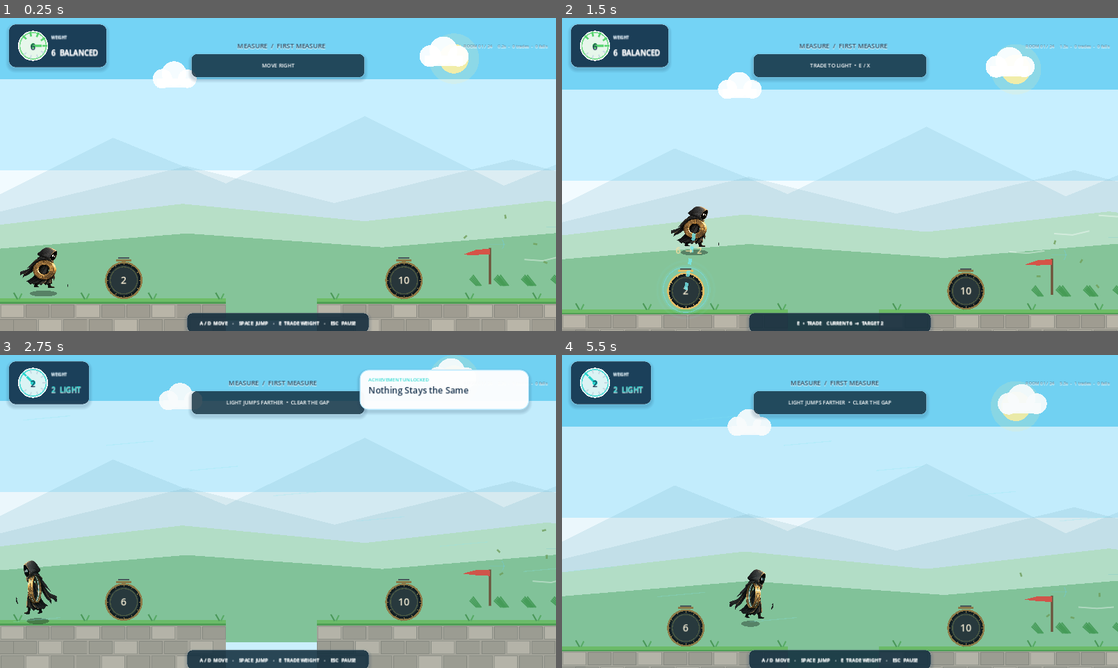
Above: before the commit, frames 1-4 (two rows, left to right).
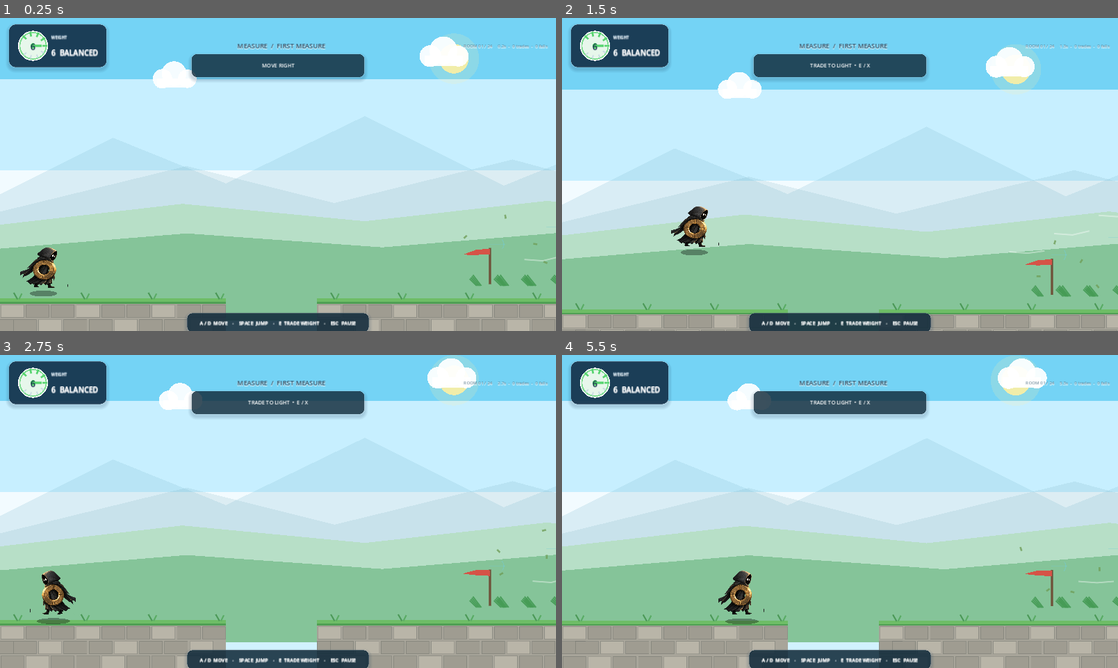
Above: after the commit, the same moments.

Repository: lienowen/how-heavy
Game: Godot game, scene res://scenes/main.tscn
Two runs of this game, one before a commit and one after it. Both use one fixed random seed, a clock stepped at 60 frames per second and the inputs below.
Inputs (mouse positions are in pixels of both pictures, inside the frame that each line leads up to):
- Up to frame 1 (0.25 s): no input
- Up to frame 2 (1.5 s): tap Enter (ui_accept) at 0.5 s; move the mouse to (962, 158) at 0.52 s; hold D (move_right) 0.53-1.25 s; tap E (exchange) at 0.6 s; click (962, 158) at 0.67 s; tap Space (jump) at 0.77 s; drag from (728, 190) to (684, 277) at 1.27 s
- Up to frame 3 (2.75 s): move the mouse to (333, 442) at 2.02 s; hold A (move_left) from 2.03 s (still down); tap E (exchange) at 2.1 s
- Up to frame 4 (5.5 s): release A (move_left) at 2.75 s; drag from (812, 574) to (967, 589) at 2.77 s; move the mouse to (1006, 558) at 3.52 s; hold D (move_right) 3.53-4.25 s; tap E (exchange) at 3.6, 5.1 s; tap Space (jump) at 3.77 s; drag from (673, 464) to (756, 433) at 4.27 s; move the mouse to (867, 511) at 5.02 s; hold D (move_right) from 5.03 s (still down); click (867, 511) at 5.17 s

The runs differ from the first frame. In frame 1, 1.3% of the frame differs, in the area x 18-76%, y 76-90%; in frame 2, 1.7%; in frame 3, 7.1%; in frame 4, 40%, in the area x 0-100%, y 0-100%.
Error after the commit: Parse Error: The function signature doesn't match the parent. Parent signature is "draw_light_crate(Color) -> void". (res://mechanics/production_weight_vessel.…

Commit message:
Replace weight discs with world objects

Diff:
--- a/mechanics/production_weight_vessel.gd
+++ b/mechanics/production_weight_vessel.gd
@@ -8,23 +8,66 @@
 	if active: queue_redraw()
 
 func _draw() -> void:
-	var brass := Color("e0bd68") if active else Color("8e7845")
-	var glow := 0.16 + sin(pulse) * 0.035 if active else 0.0
 	if active:
-		draw_circle(Vector2.ZERO, 57, Color(0.45, 0.9, 0.9, glow))
-		draw_arc(Vector2.ZERO, 52, 0, TAU, 64, Color(0.48, 0.84, 0.84, 0.7), 2)
-	draw_circle(Vector2(0, 3), 41, Color("111a1e"))
-	draw_circle(Vector2(0, 3), 34, Color("28363a"))
-	draw_arc(Vector2(0, 3), 41, 0, TAU, 64, brass, 4)
-	draw_arc(Vector2(0, 3), 31, 0, TAU, 64, Color("4d583f"), 2)
-	for i in range(12):
-		var a := i * TAU / 12.0
-		var p1 := Vector2(cos(a), sin(a)) * 35 + Vector2(0, 3)
-		var p2 := Vector2(cos(a), sin(a)) * 41 + Vector2(0, 3)
-		draw_line(p1, p2, brass, 1.5)
-	draw_line(Vector2(-18, -43), Vector2(18, -43), brass, 4)
-	draw_line(Vector2(-13, -48), Vector2(13, -48), Color("48565a"), 3)
+		var glow := 0.12 + sin(pulse * 1.5) * 0.025
+		draw_circle(Vector2(0, -8), 54, Color(weight_color(), glow))
+		draw_arc(Vector2(0, -8), 49, 0, TAU, 48, Color(weight_color(), 0.55), 3)
+
+	if weight <= 3:
+		draw_light_crate()
+	elif weight >= 9:
+		draw_heavy_block()
+	else:
+		draw_balanced_pack()
+
+func draw_light_crate() -> void:
+	var box := Rect2(-37, -50, 74, 62)
+	draw_rect(box, Color("c98a4b"), true)
+	draw_rect(box, Color("7e4e28"), false, 4)
+	draw_line(Vector2(-31, -43), Vector2(31, 5), Color("a66a38"), 5, true)
+	draw_line(Vector2(31, -43), Vector2(-31, 5), Color("a66a38"), 5, true)
+	draw_line(Vector2(-24, -50), Vector2(-24, 12), Color("e0ad6e"), 3)
+	draw_line(Vector2(24, -50), Vector2(24, 12), Color("8b572f"), 3)
+	# Feather icon: the light object should read instantly without looking like UI.
+	draw_line(Vector2(-8, -25), Vector2(9, -39), Color("fff8db"), 4, true)
+	draw_line(Vector2(-6, -27), Vector2(-13, -36), Color("fff8db"), 3, true)
+	draw_line(Vector2(0, -32), Vector2(-3, -43), Color("fff8db"), 3, true)
+	draw_line(Vector2(4, -35), Vector2(12, -34), Color("fff8db"), 3, true)
+	draw_weight_number(Vector2(0, 3), Color("fff6dc"), Color("6d3f22"))
+
+func draw_balanced_pack() -> void:
+	var body := Rect2(-34, -56, 68, 68)
+	draw_style_box(make_box(Color("5c876a"), Color("365844"), 4, 14), body)
+	draw_arc(Vector2(0, -52), 23, PI, TAU, 24, Color("365844"), 5)
+	draw_line(Vector2(-21, -39), Vector2(-29, 3), Color("d7e3ca"), 5, true)
+	draw_line(Vector2(21, -39), Vector2(29, 3), Color("d7e3ca"), 5, true)
+	draw_rect(Rect2(-14, -23, 28, 17), Color("456b53"), true)
+	draw_rect(Rect2(-14, -23, 28, 17), Color("d8b66a"), false, 3)
+	draw_weight_number(Vector2(0, 3), Color("f6f3da"), Color("294536"))
+
+func draw_heavy_block() -> void:
+	var body := Rect2(-43, -49, 86, 61)
+	draw_style_box(make_box(Color("59636c"), Color("252d34"), 4, 9), body)
+	draw_rect(Rect2(-27, -64, 54, 17), Color("303942"), true)
+	draw_rect(Rect2(-18, -61, 36, 10), Color("8a969d"), true)
+	for x in [-31.0, 31.0]:
+		for y in [-37.0, 0.0]:
+			draw_circle(Vector2(x, y), 3.5, Color("c9d0d2"))
+	draw_line(Vector2(-31, -30), Vector2(31, -30), Color("75818a"), 3)
+	draw_weight_number(Vector2(0, 4), Color("fff1cf"), Color("1e272e"))
+
+func draw_weight_number(center: Vector2, text_color: Color, shadow_color: Color) -> void:
 	var label := str(weight)
 	var font := ThemeDB.fallback_font
-	var text_size := font.get_string_size(label, HORIZONTAL_ALIGNMENT_LEFT, -1, 23)
-	draw_string(font, Vector2(-text_size.x * 0.5, 11), label, HORIZONTAL_ALIGNMENT_LEFT, -1, 23, Color("f4ead2"))
+	var text_size := font.get_string_size(label, HORIZONTAL_ALIGNMENT_LEFT, -1, 25)
+	var at := center + Vector2(-text_size.x * 0.5, 8)
+	draw_string(font, at + Vector2(2, 2), label, HORIZONTAL_ALIGNMENT_LEFT, -1, 25, shadow_color)
+	draw_string(font, at, label, HORIZONTAL_ALIGNMENT_LEFT, -1, 25, text_color)
+
+func make_box(fill: Color, border: Color, border_width: int, radius: int) -> StyleBoxFlat:
+	var box := StyleBoxFlat.new()
+	box.bg_color = fill
+	box.border_color = border
+	box.set_border_width_all(border_width)
+	box.set_corner_radius_all(radius)
+	return box
